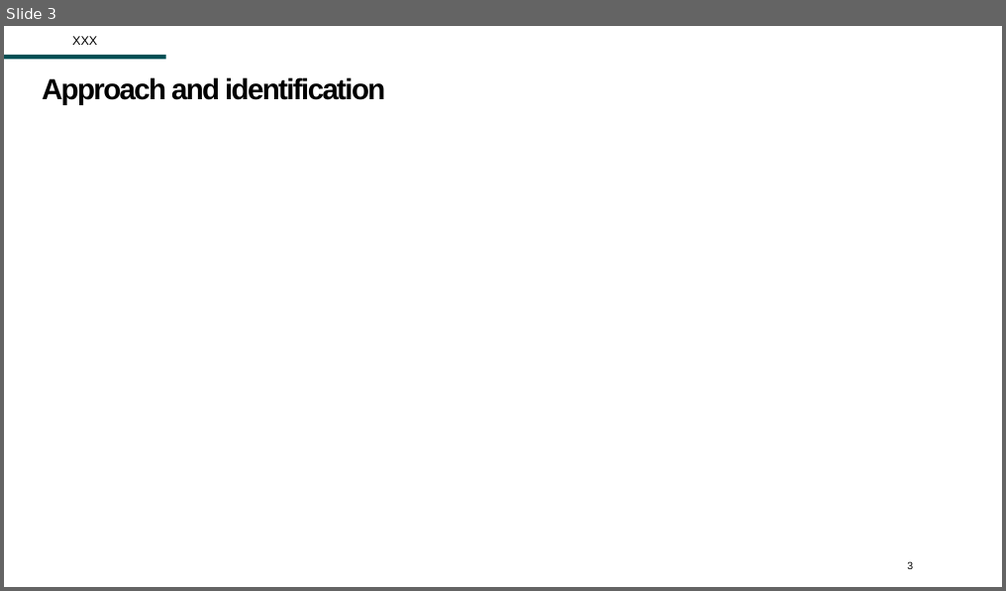
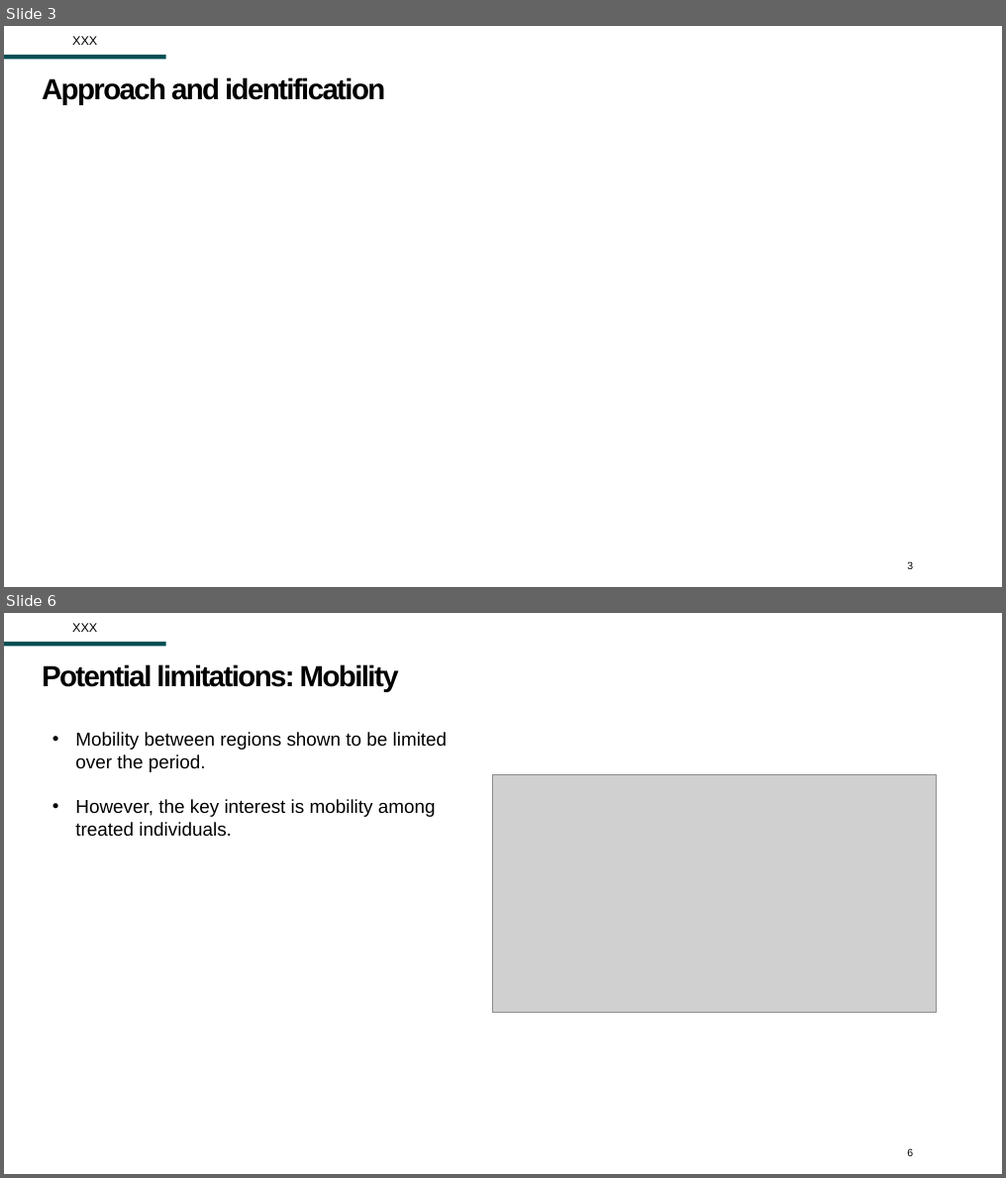
Before and after one commit to Zjub/TVHENZ, a slide deck: e61 Projects/Presentations/Discusant Wage Subsides TTPI Aug 2025.pptx. Shown one above the other, each under a label of ours: slide 3 before the commit, slides 3 and 6 after it; the slides between them are not shown. The pictures are 1006x591 and 1006x1178 pixels, drawn with LibreOffice and Linux fonts; fonts in the diff are those of the drawing; grey boxes stand for pictures; background and template pictures are left out. Boxes give left, top, right and bottom in pixels: in the first picture for what was removed or moved away, otherwise in the second. Text is boxed around its words. In the diff, an @@ line names an element or a change of style, - is before the commit and + after.

```diff
--- a/e61 Projects/Presentations/Discusant Wage Subsides TTPI Aug 2025.pptx
+++ b/e61 Projects/Presentations/Discusant Wage Subsides TTPI Aug 2025.pptx
@@ slide 6 added at bbox=[4, 613, 1002, 1174], background #FFFFFF; not listed: 1 template element that a slide beside it also shows @@
@@ text added at bbox=[72, 623, 97, 632], 12 pt, text #000000 @@
+XXX
@@ title added at bbox=[42, 664, 399, 692], 28 pt, text #000000, bold @@
+Potential limitations: Mobility
@@ text added at bbox=[75, 732, 448, 837], 18 pt, text #000000 @@
+• Mobility between regions shown to be limited
+  over the period.
+• However, the key interest is mobility among
+  treated individuals.
@@ picture added at bbox=[492, 774, 936, 1013] @@
@@ page number added at bbox=[907, 1149, 913, 1157], 10 pt, text #000000 @@
+6
```
Also in this commit, not shown: 2 slides changed, 3 other slides added, 1 other file.
